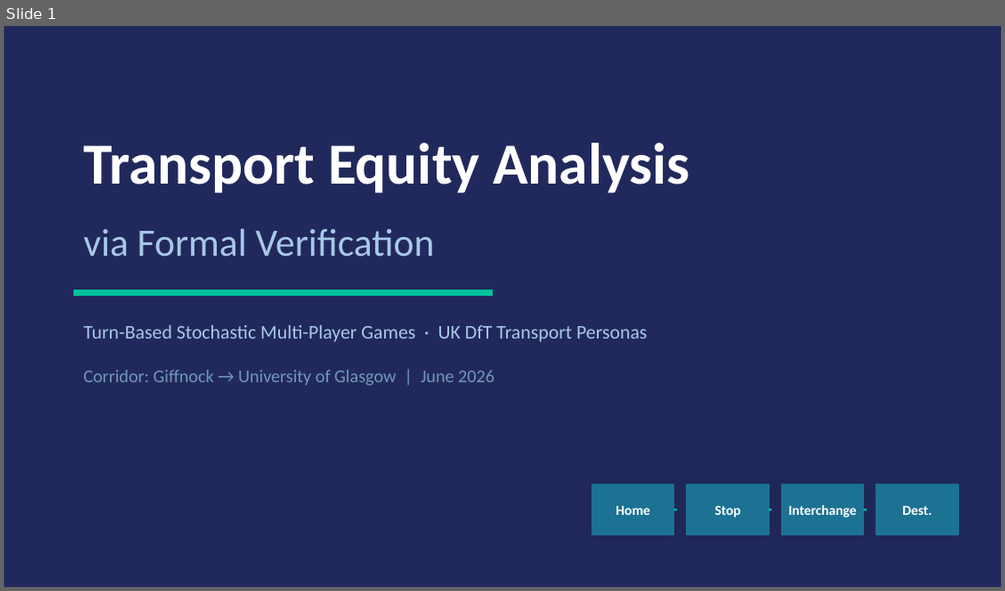
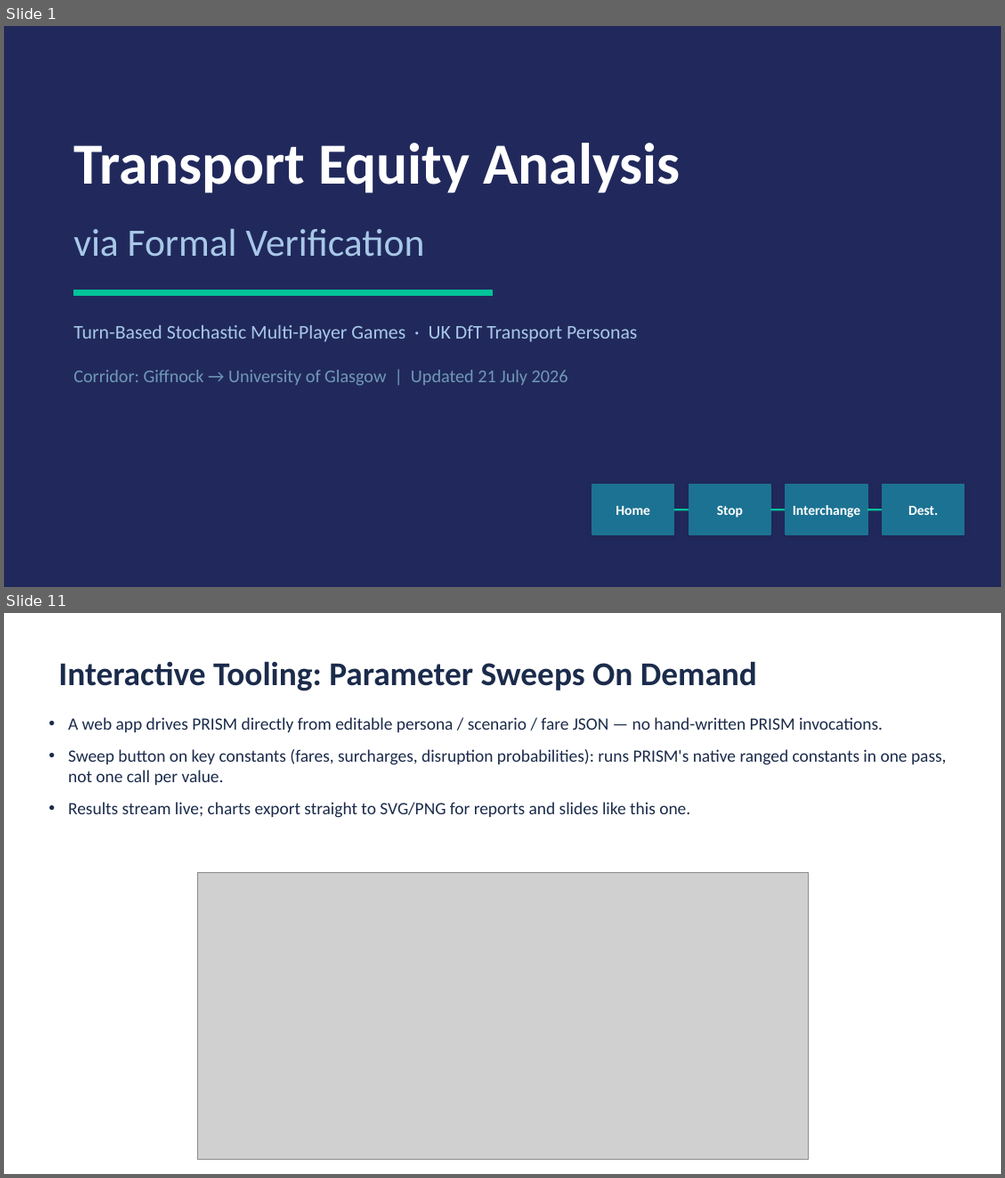
Before and after one commit to Hassan-Chamass/transport_personas_games, a slide deck: transport_smg_presentation.pptx. Shown one above the other, each under a label of ours: slide 1 before the commit, slides 1 and 11 after it; the slides between them are not shown. The pictures are 1005x591 and 1005x1178 pixels, drawn with LibreOffice and Linux fonts; fonts in the diff are those of the drawing; grey boxes stand for pictures. Boxes give left, top, right and bottom in pixels: in the first picture for what was removed or moved away, otherwise in the second. Text is boxed around its words. In the diff, an @@ line names an element or a change of style, - is before the commit and + after.

```diff
--- a/transport_smg_presentation.pptx
+++ b/transport_smg_presentation.pptx
@@ slide 11 added at (4, 613, 1001, 1174), background #FFFFFF @@
@@ text added at (58, 661, 757, 691), 24 pt, text #1B2B4B, bold @@
+Interactive Tooling: Parameter Sweeps On Demand
@@ text added at (68, 717, 947, 818), 12.5 pt, text #1B2B4B @@
+• A web app drives PRISM directly from editable persona / scenario / fare JSON — no hand-written PRISM invocations.
+• Sweep button on key constants (fares, surcharges, disruption probabilities): runs PRISM's native ranged constants in one pass, not one call per value.
+• Results stream live; charts export straight to SVG/PNG for reports and slides like this one.
@@ picture added at (197, 872, 809, 1159) @@
@@ slide 1 changed as well @@
@@ 3 texts: place and size @@
-3 texts at (83, 143, 689, 342)
+3 texts at (73, 143, 680, 342)
@@ text at (73, 370, 568, 386): text changed @@
-Corridor: Giffnock → University of Glasgow | June 2026
+Corridor: Giffnock → University of Glasgow | Updated 21 July 2026
@@ 2 texts, 2 rectangles: place and size @@
-2 texts, 2 rectangles at (782, 484, 958, 534)
+2 texts, 2 rectangles at (785, 484, 964, 534)
@@ shadow changed in 3 elements at (688, 484, 770, 534), (785, 484, 867, 534), (882, 484, 964, 534) @@
@@ line moved from (674, 509) - (677, 509) to (674, 509) - (688, 509) @@
@@ line moved from (769, 509) - (771, 509) to (770, 509) - (785, 509) @@
@@ line moved from (863, 509) - (866, 509) to (867, 509) - (882, 509) @@
```
Also in this commit, not shown: 4 other slides changed, 7 other slides added, 3 slides removed, 8 other files.
